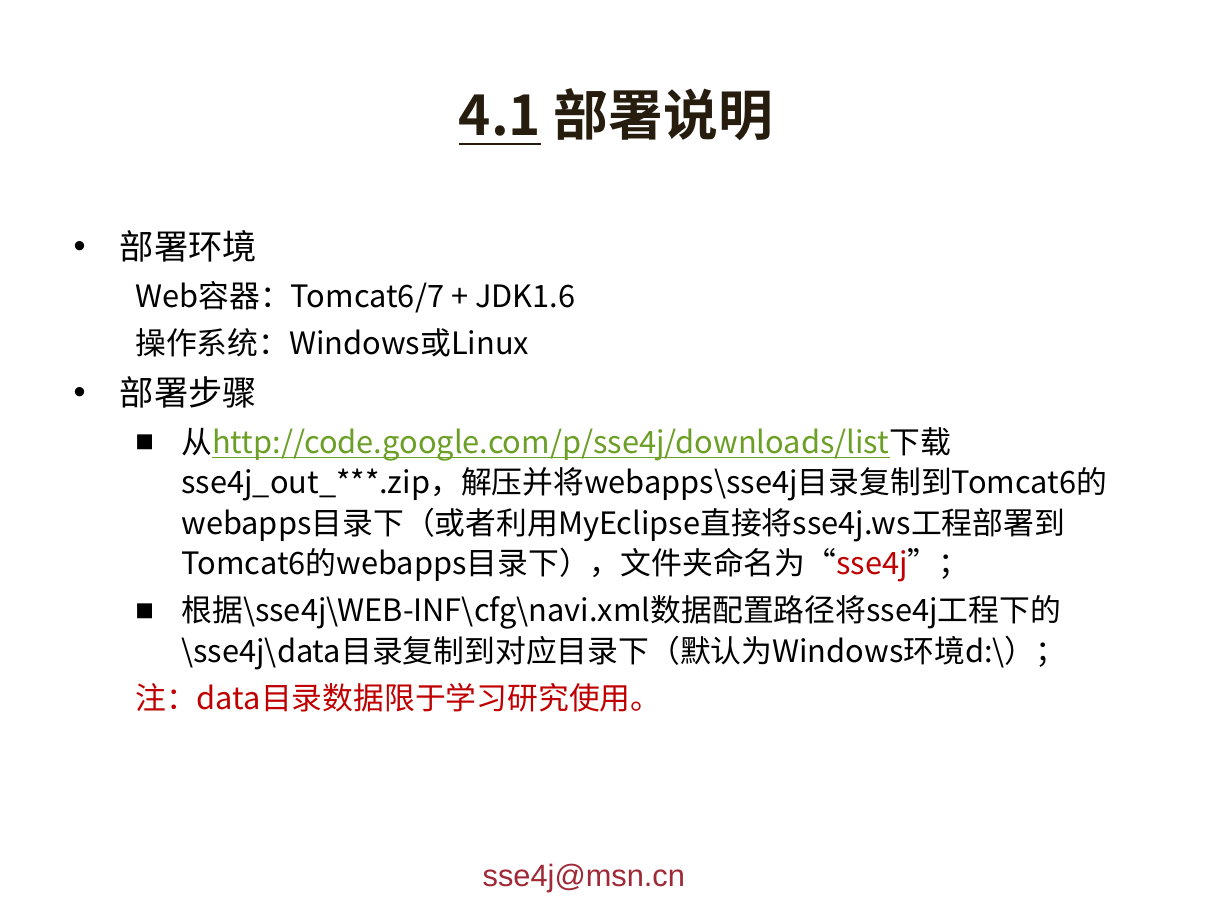
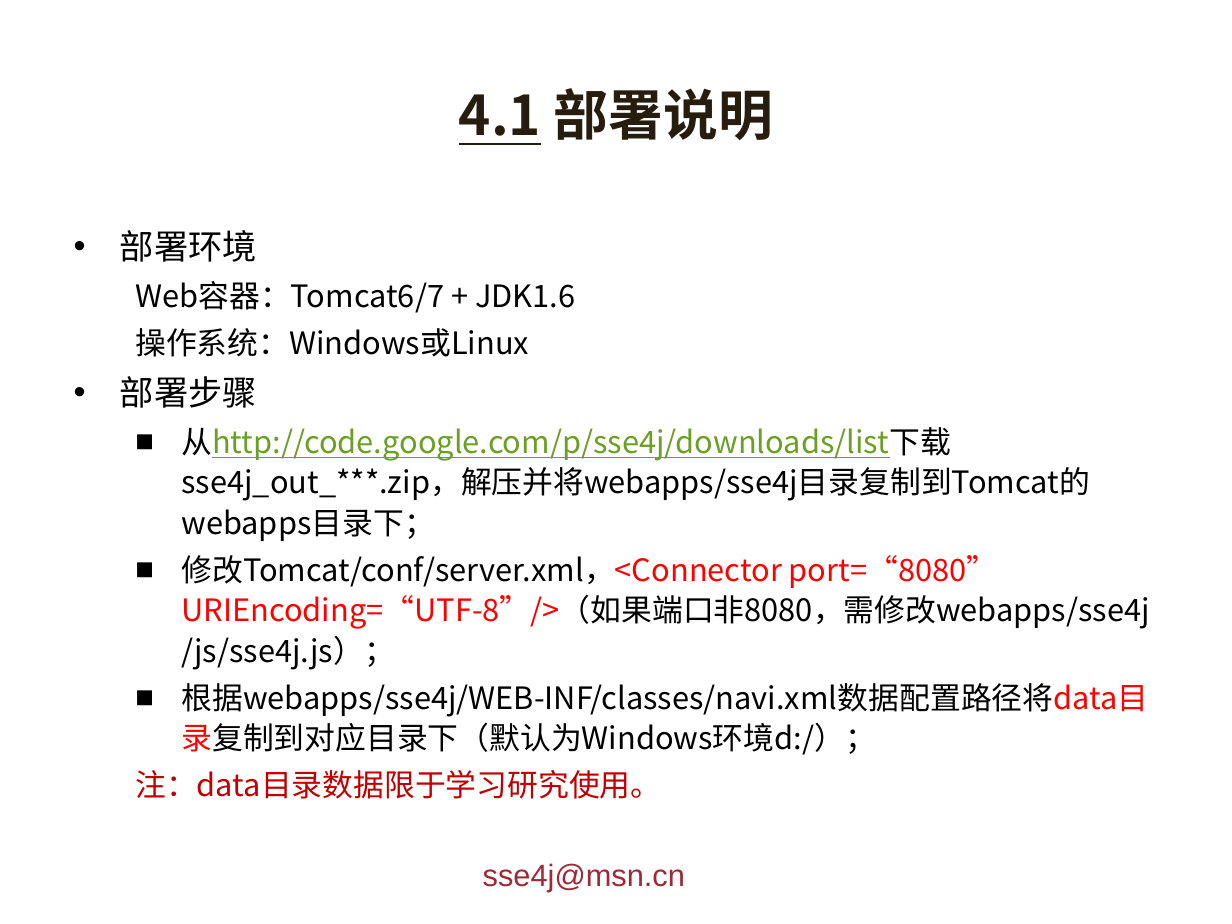
Before and after one commit to giszh86/sse4j, a slide deck: slide 21 of doc/sse4jt.pptx. Drawn at 1232x924 pixels with LibreOffice and Linux fonts; fonts in the diff are those of the drawing; background and template pictures are left out. Boxes give left, top, right and bottom in pixels: in the first picture for what was removed or moved away, otherwise in the second. Text is boxed around its words. In the diff, an @@ line names an element or a change of style, - is before the commit and + after.

```diff
--- a/doc/sse4jt.pptx
+++ b/doc/sse4jt.pptx
@@ text at (182, 427, 1150, 755): text changed @@
-  ■ 从http://code.google.com/p/sse4j/downloads/list下载sse4j_out_***.zip，解压并将webapps\sse4j目录复制到Tomcat6的webapps目录下（或者利用MyEclipse直接将sse4j.ws工程部署到Tomcat6的webapps目录下），文件夹命名为“sse4j”；
-  ■ 根据\sse4j\WEB-INF\cfg\navi.xml数据配置路径将sse4j工程下的\sse4j\data目录复制到对应目录下（默认为Windows环境d:\）；
+  ■ 从http://code.google.com/p/sse4j/downloads/list下载sse4j_out_***.zip，解压并将webapps/sse4j目录复制到Tomcat的webapps目录下；
+  ■ 修改Tomcat/conf/server.xml，<Connector port=“8080” URIEncoding=“UTF-8”/>（如果端口非8080，需修改webapps/sse4j/js/sse4j.js）；
+  ■ 根据webapps/sse4j/WEB-INF/classes/navi.xml数据配置路径将data目录复制到对应目录下（默认为Windows环境d:/）；
```
Also in this commit, not shown: 2 other files.
